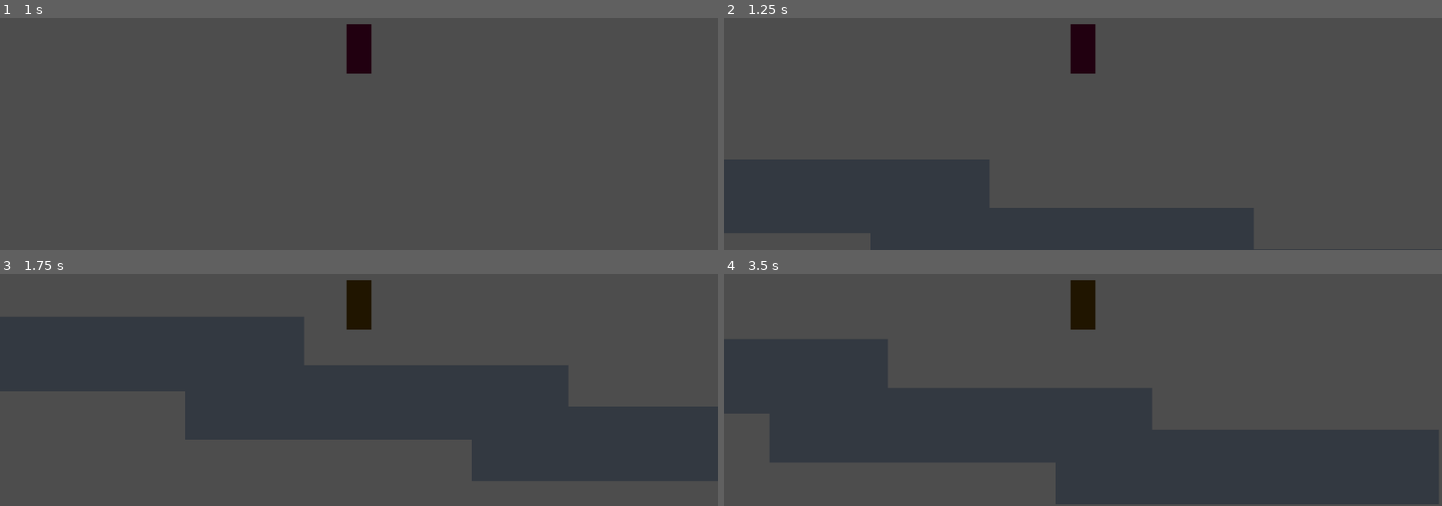
Above: before the commit, frames 1-4 (two rows, left to right).
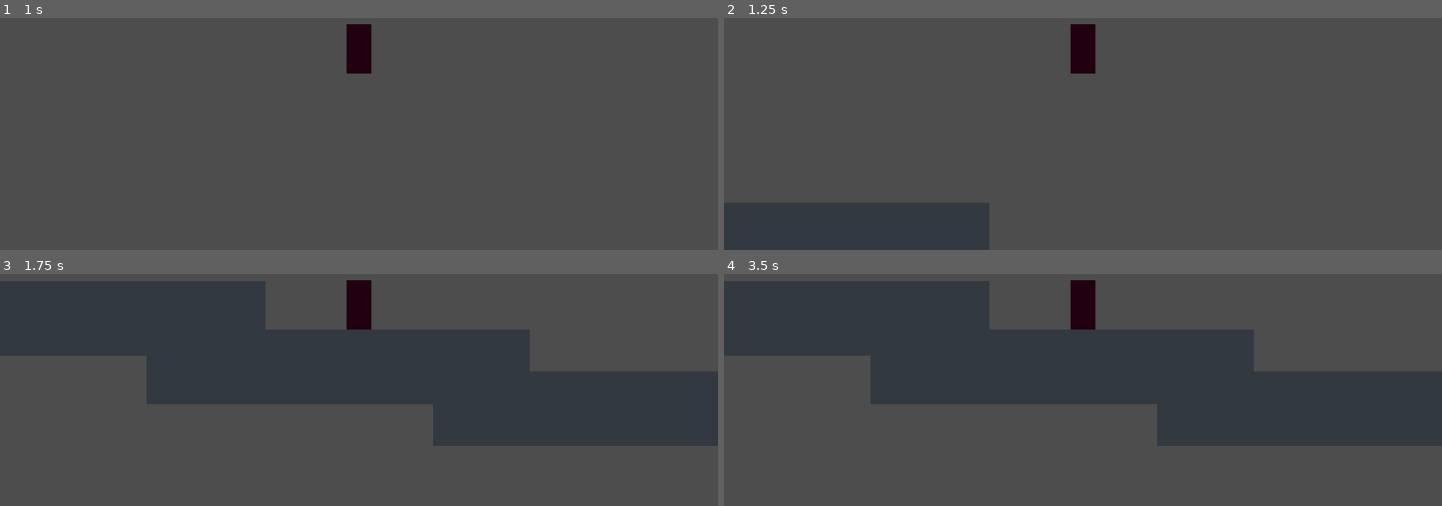
Above: after the commit, the same moments.

Repository: EtherealShrew/Test-Project-Pilot-Game
Game: Godot game, scene res://Scenes/Main.tscn
Same seed, same stepped clock (60 frames per second), same inputs: the game is played once before the commit and once after it.
Inputs (mouse positions are in pixels of both pictures, inside the frame that each line leads up to):
- Up to frame 1 (1 s): tap Enter at 0.5 s; move the mouse to (516, 29) at 0.52 s; hold D (MoveRight) from 0.53 s (still down); hold Space (Ascend) from 0.53 s (still down); tap 1 at 0.8 s
- Up to frame 2 (1.25 s): keep holding D (MoveRight); keep holding Space (Ascend)
- Up to frame 3 (1.75 s): move the mouse to (215, 325) at 1.27 s; release D (MoveRight) at 1.28 s; release Space (Ascend) at 1.28 s; hold A (MoveLeft) from 1.28 s (still down); tap 1 at 1.35 s; tap Space (Ascend) at 1.55 s
- Up to frame 4 (3.5 s): move the mouse to (outside the picture) at 2.02 s; release A (MoveLeft) at 2.03 s; hold Space (Ascend) 2.03-2.78 s; hold D (MoveRight) from 2.03 s (still down); tap 1 at 2.3 s; move the mouse to (1047, 385) at 2.77 s; tap Ctrl (Crouch) at 2.85 s; tap Space (Ascend) at 3.05 s

Frame 1 is identical in both runs. In frame 2, 15% of the frame differs, in the area x 0-74%, y 61-100%; in frame 3, 28%; in frame 4, 60%, in the area x 0-100%, y 3-100%.

Commit message:
Statemachine edits, added Jump Queueing
Changed code notes, added a button to test switching states in primary state machine, and added the ability to wait-to-jump within the jump function, when space is pressed very shortly before landing.

Diff:
--- a/Scenes/Main.tscn
+++ b/Scenes/Main.tscn
@@ -19,7 +19,7 @@
 position = Vector2(4263, 9712)
 
 [node name="Block4" parent="Node" unique_id=1837513501 instance=ExtResource("2_idj7w")]
-position = Vector2(11791, 8491)
+position = Vector2(11576, 8036)
 
 [node name="Block5" parent="Node" unique_id=91174572 instance=ExtResource("2_idj7w")]
 position = Vector2(19001, 7413)
--- a/Scenes/block.tscn
+++ b/Scenes/block.tscn
@@ -1,20 +1,20 @@
-[gd_scene load_steps=3 format=3 uid="uid://ctmhphgr3lmwl"]
+[gd_scene format=3 uid="uid://ctmhphgr3lmwl"]
 
 [ext_resource type="Texture2D" uid="uid://c66j87jvrya12" path="res://Assets/BlockTemp.png" id="1_ejx3s"]
 
 [sub_resource type="RectangleShape2D" id="RectangleShape2D_8o1l4"]
 size = Vector2(6156, 1201)
 
-[node name="Block" type="Node2D"]
+[node name="Block" type="Node2D" unique_id=1974379673]
 
-[node name="Sprite2D" type="Sprite2D" parent="."]
+[node name="Sprite2D" type="Sprite2D" parent="." unique_id=856148969]
 position = Vector2(0.00024414063, 0)
 scale = Vector2(191.99, 37.441)
 texture = ExtResource("1_ejx3s")
 
-[node name="StaticBody2D" type="StaticBody2D" parent="."]
+[node name="StaticBody2D" type="StaticBody2D" parent="." unique_id=564798198]
 collision_layer = 5
 
-[node name="CollisionShape2D" type="CollisionShape2D" parent="StaticBody2D"]
+[node name="CollisionShape2D" type="CollisionShape2D" parent="StaticBody2D" unique_id=1401366076]
 position = Vector2(-6, -1.5)
 shape = SubResource("RectangleShape2D_8o1l4")
--- a/Scenes/character_state.gd
+++ b/Scenes/character_state.gd
@@ -5,39 +5,42 @@
 var jump_state: PlayerState
 var fall_state: PlayerState
 
-@export var walkingSpeed: float #
-@export var sprintSpeed: float #
-@export var airSpeed: float #
-@export var sprintAirSpeed: float #
-@export var jumpVelocity: float #
-@export var baseGravity: float #
-@export var apexGravity: float #
-@export var fallGravity: float #
-@export var walkingAcceleration: float #
-@export var sprintingAcceleration: float #
-@export var airAcceleration: float #
-@export var riseTime: float #
-@export var apexTime: float #
-@export var coyoteTime: float #
-@export var minCoyoteVelocity: float #
+@export var walkingSpeed: float
+@export var sprintSpeed: float
+@export var airSpeed: float
+@export var sprintAirSpeed: float
+@export var jumpVelocity: float
+@export var baseGravity: float
+@export var apexGravity: float
+@export var fallGravity: float
+@export var walkingAcceleration: float
+@export var sprintingAcceleration: float
+@export var airAcceleration: float
+@export var riseTime: float
+@export var apexTime: float
+@export var coyoteTime: float
+@export var minCoyoteVelocity: float
 @export var jump_timer: Timer
 @export var coyote_timer: Timer
+@export var start_timer: Timer
 @export var state_machine: Node
 @export var player_sprite: Sprite2D
 @export var wall_slide_right: Area2D
 @export var wall_slide_left: Area2D
 
-var currentAirAcceleration: float #
+
+var currentAirAcceleration: float
 var currentGravity: float
 var launchVelocity: float
 var isGrounded: bool
 var isJumping: bool
 var isSprinting: bool
+var waitingToJump: bool = false
 enum moveState {IDLE, WALK, SPRINT, SLIDE, CROUCH, AIR_STRAFE, AIR_IDLE}
 enum jumpState {GROUNDED, RISING, APEX, DESCENDING, FALLING, COYOTE}
 var currentJumpState: int
 var currentMoveState: int
-
+#since this script extends from PlayerState, it also has the variables "p" for player (the player CharacterBody2D), "gravity", and the "stateList" array.
 
 func state_init() -> void:
 	print("initiated")
@@ -48,19 +51,33 @@
 	isGrounded = true
 	currentMoveState = moveState.IDLE
 	currentJumpState = jumpState.GROUNDED
+
 	coyote_timer.stop()
 	print("enter character")
 
 func exit() -> void:
+	coyote_timer.stop()
+	currentMoveState = moveState.IDLE
+	currentJumpState = jumpState.GROUNDED
+	#p.velocity = new Vector3(0,0,0)
 	print("exit character")
 
+
+
 func state_process_input(event: InputEvent) -> PlayerState:
-	return null
+	if Input.is_key_pressed(KEY_1):
+		return state_machine.ship_state
+	else: return null
 
 func state_process(delta: float) -> PlayerState:
 	return null
 
 func state_physics_process(delta: float) -> PlayerState:
+	if Input.is_action_just_pressed("Ascend") && isGrounded == false:
+		waitingToJump = true
+		start_timer.start(0.2)
+		print("waiting to jump")
+
 	if p.is_on_floor():
 		isGrounded = true
 
@@ -75,7 +92,6 @@
 		walk(direction)
 	else:
 		air_strafe(direction)
-
 	return null
 
 func walk(direction):
@@ -162,16 +178,17 @@
 			airAcceleration * 0.25
 			print("Fast Descent")
 
-	if Input.is_action_just_pressed("Ascend"):
-		print("try jump")
+	if Input.is_action_just_pressed("Ascend") or waitingToJump == true:
+		print(currentJumpState)
 		if currentJumpState == jumpState.GROUNDED or currentJumpState == jumpState.COYOTE:
 			currentJumpState = jumpState.RISING
-			p.velocity.y = jumpVelocity #adds upwards velocity
+			p.velocity.y += jumpVelocity #adds upwards velocity
 			coyote_timer.stop()
 			jump_timer.start(riseTime) #starts timer chain
 			currentJumpState = jumpState.RISING #changes to RISING state
 			isJumping = true
 			isGrounded = false
+			waitingToJump = false
 			launchVelocity = p.velocity.abs().x
 			print("jump")
 
@@ -190,5 +207,6 @@
 	print("coyote over")
 	currentJumpState = jumpState.FALLING
 
-func test():
-	pass
+func _on_start_timer_timeout() -> void:
+	print("waited too long to jump")
+	waitingToJump = false
--- a/Scenes/player_character.tscn
+++ b/Scenes/player_character.tscn
@@ -28,7 +28,7 @@
 character_state = NodePath("Character")
 ship_state = NodePath("Ship")
 
-[node name="Character" type="Node" parent="CharacterBody2D/StateMachine" unique_id=535465418 node_paths=PackedStringArray("jump_timer", "coyote_timer", "state_machine", "player_sprite", "wall_slide_right", "wall_slide_left")]
+[node name="Character" type="Node" parent="CharacterBody2D/StateMachine" unique_id=535465418 node_paths=PackedStringArray("jump_timer", "coyote_timer", "start_timer", "state_machine", "player_sprite", "wall_slide_right", "wall_slide_left")]
 script = ExtResource("4_pb3n0")
 walkingSpeed = 2750.0
 sprintSpeed = 4500.0
@@ -47,6 +47,7 @@
 minCoyoteVelocity = 100.0
 jump_timer = NodePath("../../JumpTimer")
 coyote_timer = NodePath("../../CoyoteTimer")
+start_timer = NodePath("../../StartTimer")
 state_machine = NodePath("..")
 player_sprite = NodePath("../../Sprite2D")
 wall_slide_right = NodePath("../../WallSlideR")
@@ -55,11 +56,11 @@
 [node name="Ship" type="Node" parent="CharacterBody2D/StateMachine" unique_id=1994336564]
 script = ExtResource("4_ons1q")
 
-[node name="CollisionShape2D" type="CollisionShape2D" parent="CharacterBody2D" unique_id=177705442]
+[node name="BodyCollisionSquare" type="CollisionShape2D" parent="CharacterBody2D" unique_id=177705442]
 position = Vector2(-2, -102)
 shape = SubResource("RectangleShape2D_cmdk4")
 
-[node name="CollisionShape2D2" type="CollisionShape2D" parent="CharacterBody2D" unique_id=869106582]
+[node name="BodyCollisionCircle" type="CollisionShape2D" parent="CharacterBody2D" unique_id=869106582]
 position = Vector2(0, 200)
 scale = Vector2(1, 0.5)
 shape = SubResource("CircleShape2D_cmdk4")
@@ -76,6 +77,10 @@
 
 [node name="CoyoteTimer" type="Timer" parent="CharacterBody2D" unique_id=50248046]
 process_callback = 0
+one_shot = true
+
+[node name="StartTimer" type="Timer" parent="CharacterBody2D" unique_id=1921399049]
+wait_time = 0.3
 one_shot = true
 
 [node name="WallSlideR" type="Area2D" parent="CharacterBody2D" unique_id=1371478368]
@@ -98,3 +103,4 @@
 
 [connection signal="timeout" from="CharacterBody2D/JumpTimer" to="CharacterBody2D/StateMachine/Character" method="_on_jump_timer_timeout"]
 [connection signal="timeout" from="CharacterBody2D/CoyoteTimer" to="CharacterBody2D/StateMachine/Character" method="_on_coyote_timer_timeout"]
+[connection signal="timeout" from="CharacterBody2D/StartTimer" to="CharacterBody2D/StateMachine/Character" method="_on_start_timer_timeout"]
--- a/Scenes/ship_state.gd
+++ b/Scenes/ship_state.gd
@@ -5,12 +5,12 @@
 var jump_state: PlayerState
 var fall_state: PlayerState
 
-func state_init() -> void:
+func state_init() -> void: #what will run when each state is FIRST created, on instantiation
 	print("initiated")
-func enter() -> void:
+func enter() -> void: #what will run EACH TIME the state is entered
 	print("enter ship")
 	p.velocity.x = 0
-func exit() -> void:
+func exit() -> void: #what will run EACH TIME the state is exited
 	print("exit ship")
 func state_process_input(event: InputEvent) -> PlayerState:
 	return null
--- a/Scripts/StateMachine.gd
+++ b/Scripts/StateMachine.gd
@@ -10,6 +10,7 @@
 	for child in get_children(): # runs over every child of StateMachine (itself) and sets their "parent" variable to the "parent" variable passed on by the player when init is run. "parent" is equal to the Character2d that the player is built around
 		child.p = parent
 		child.state_init()
+
 	change_state(starting_state)
 
 # Changes to new state, first calls the exit logic on the current state
@@ -20,7 +21,7 @@
 	current_state.enter()
 
 # Calls these functions in the active state. Each function returns a new_state of type PlayerState or "Null" if it doesn't need to change
-func state_process_input(event: InputEvent) -> void: # Where most of the transition conditions will be kept
+func state_process_input(event: InputEvent) -> void: # Where most of the transition conditions will be kept. Code-wise, it's identical to "process," but it runs first to change out of states as quickly as possible, before more code is run.
 	var new_state = current_state.state_process_input(event)
 	if new_state:
 		change_state(new_state)
